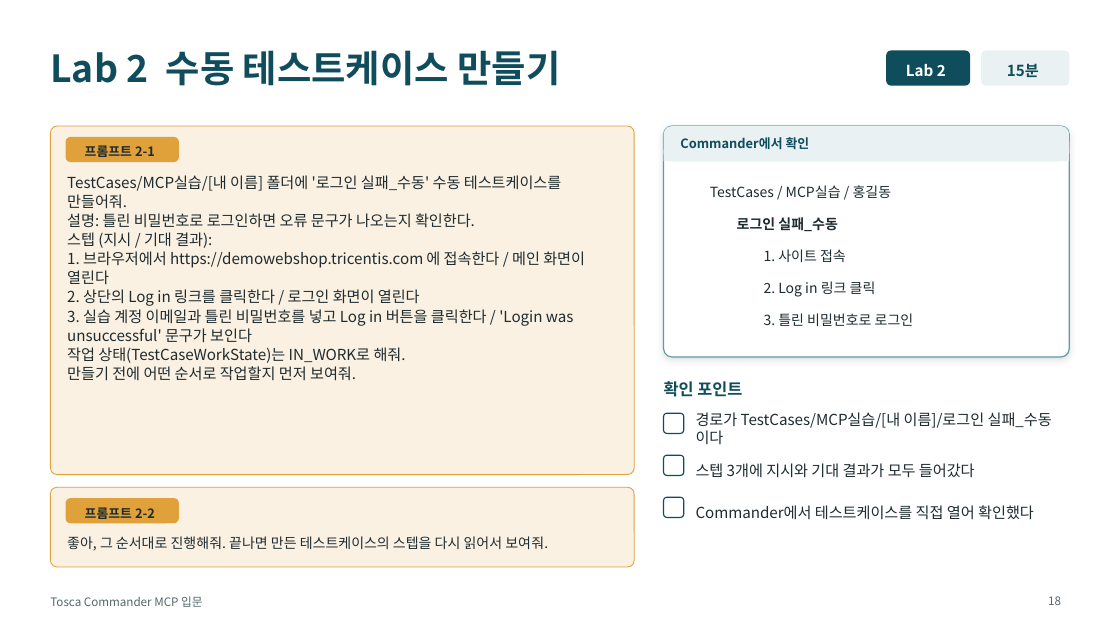
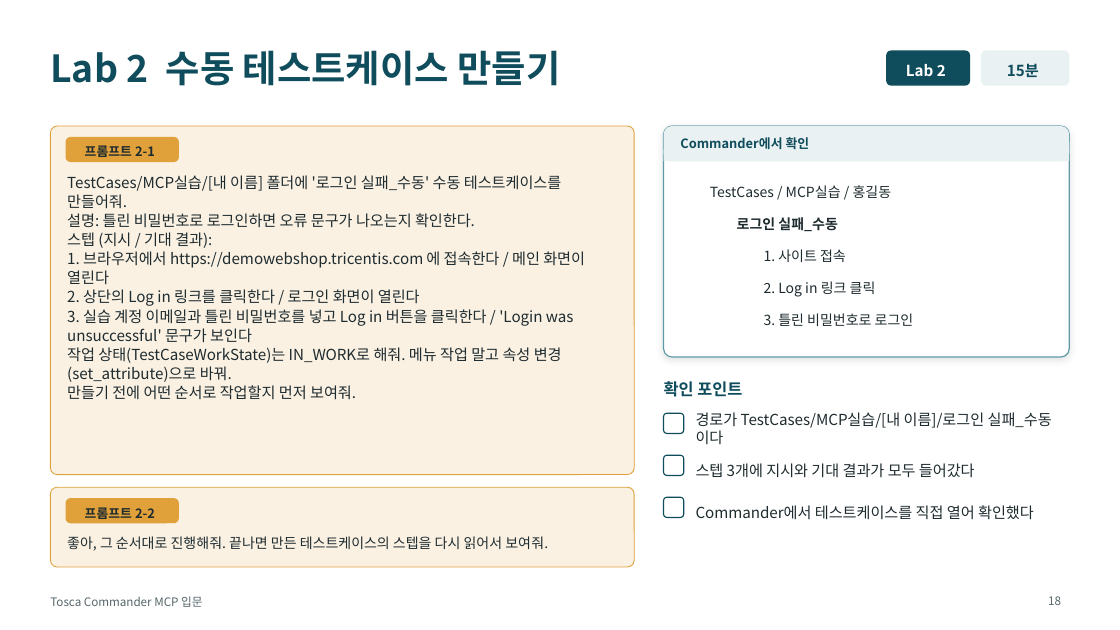
Before and after one commit to tjkim0725/Agent, a slide deck: slide 18 of tosca-mcp-training/Tosca_Commander_MCP_교육자료.pptx. Drawn at 1120x630 pixels with LibreOffice and Linux fonts; fonts in the diff are those of the drawing; background and template pictures are left out. Boxes give left, top, right and bottom in pixels: in the first picture for what was removed or moved away, otherwise in the second. Text is boxed around its words. In the diff, an @@ line names an element or a change of style, - is before the commit and + after.

```diff
--- a/tosca-mcp-training/Tosca_Commander_MCP_교육자료.pptx
+++ b/tosca-mcp-training/Tosca_Commander_MCP_교육자료.pptx
@@ text at box(67, 347, 562, 382): text changed @@
-작업 상태(TestCaseWorkState)는 IN_WORK로 해줘.
+작업 상태(TestCaseWorkState)는 IN_WORK로 해줘. 메뉴 작업 말고 속성 변경(set_attribute)으로 바꿔.
```
Also in this commit, not shown: 20 other slides changed, 6 other files.
